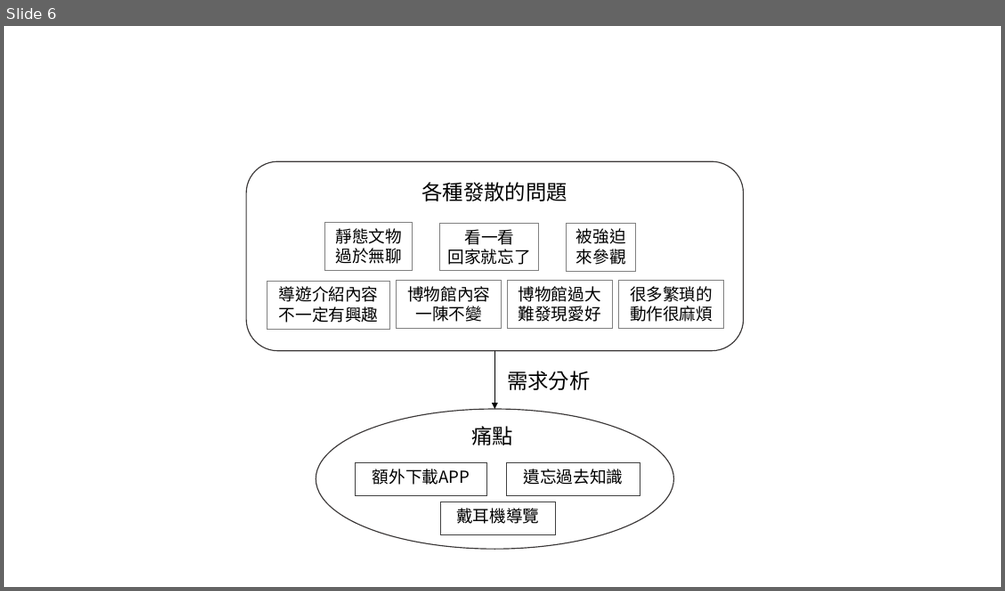
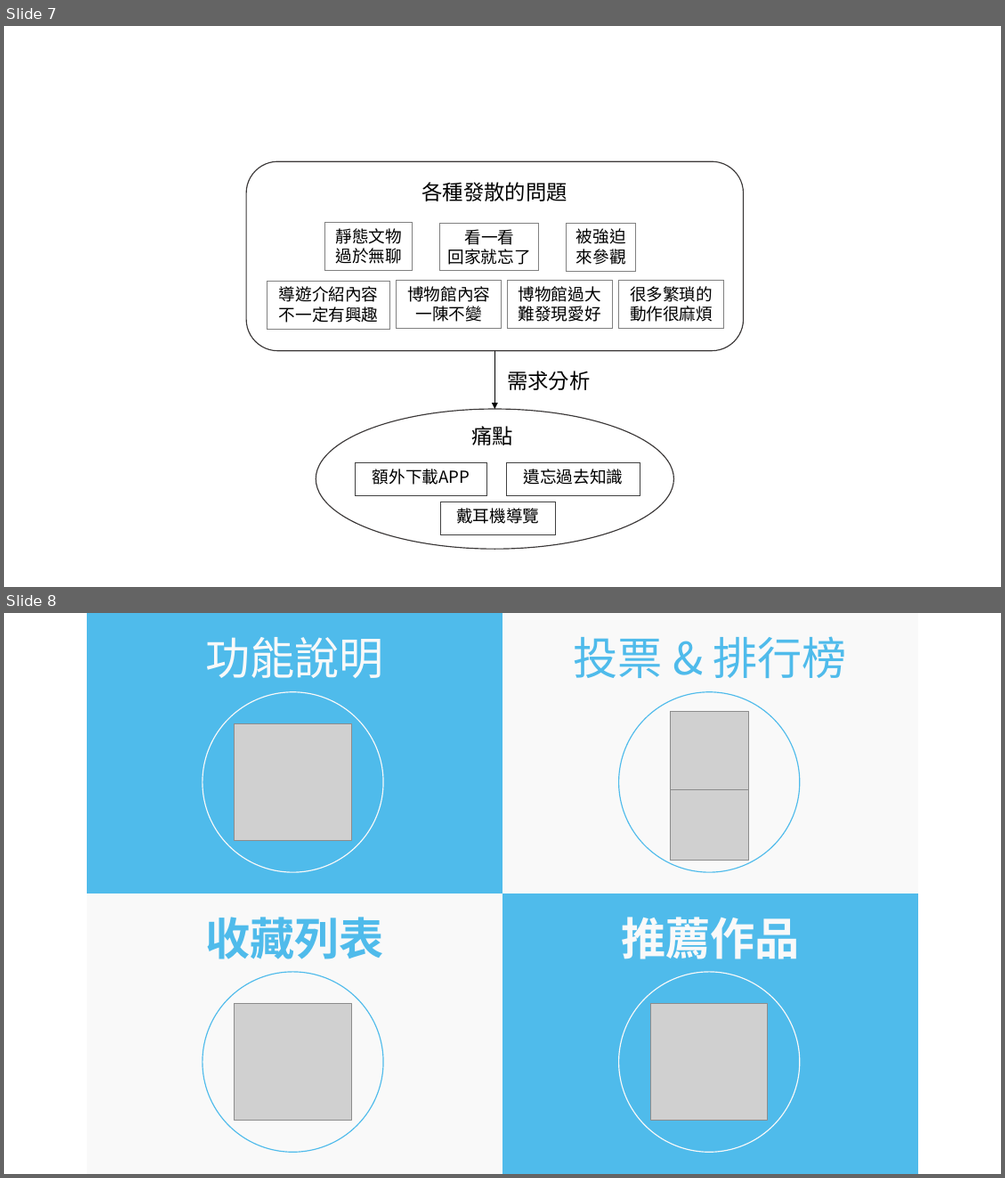
Before and after one commit to littleching26/master-thesis, a slide deck: demoPic.pptx. Shown one above the other, each under a label of ours: slide 6 before the commit, slides 7 and 8 after it. The pictures are 1005x591 and 1005x1178 pixels, drawn with LibreOffice and Linux fonts; fonts in the diff are those of the drawing; grey boxes stand for pictures. Boxes give left, top, right and bottom in pixels: in the first picture for what was removed or moved away, otherwise in the second. Text is boxed around its words. In the diff, an @@ line names an element or a change of style, - is before the commit and + after.

```diff
--- a/demoPic.pptx
+++ b/demoPic.pptx
@@ slide 8 added at (x1=4, y1=613, x2=1001, y2=1174), background #FFFFFF @@
@@ table added at (x1=87, y1=613, x2=919, y2=1174), 2 rows, 2 columns @@
+功能說明 | 投票 & 排行榜
+收藏列表 | 推薦作品
@@ ellipse added at (x1=202, y1=692, x2=383, y2=873), outline #F9F9F9 1 pt @@
@@ ellipse added at (x1=619, y1=692, x2=800, y2=873), outline #4FBBEB 1 pt @@
@@ picture added at (x1=671, y1=711, x2=749, y2=789) @@
@@ picture added at (x1=235, y1=723, x2=352, y2=841) @@
@@ picture added at (x1=671, y1=782, x2=749, y2=860) @@
@@ ellipse added at (x1=202, y1=972, x2=383, y2=1152), outline #4FBBEB 1 pt @@
@@ ellipse added at (x1=619, y1=972, x2=800, y2=1152), outline #F9F9F9 1 pt @@
@@ picture added at (x1=235, y1=1004, x2=351, y2=1120) @@
@@ picture added at (x1=651, y1=1004, x2=768, y2=1120) @@
@@ what was slide 6 is now slide 7 @@
```
Also in this commit, not shown: 3 other slides added, 3 other files.
